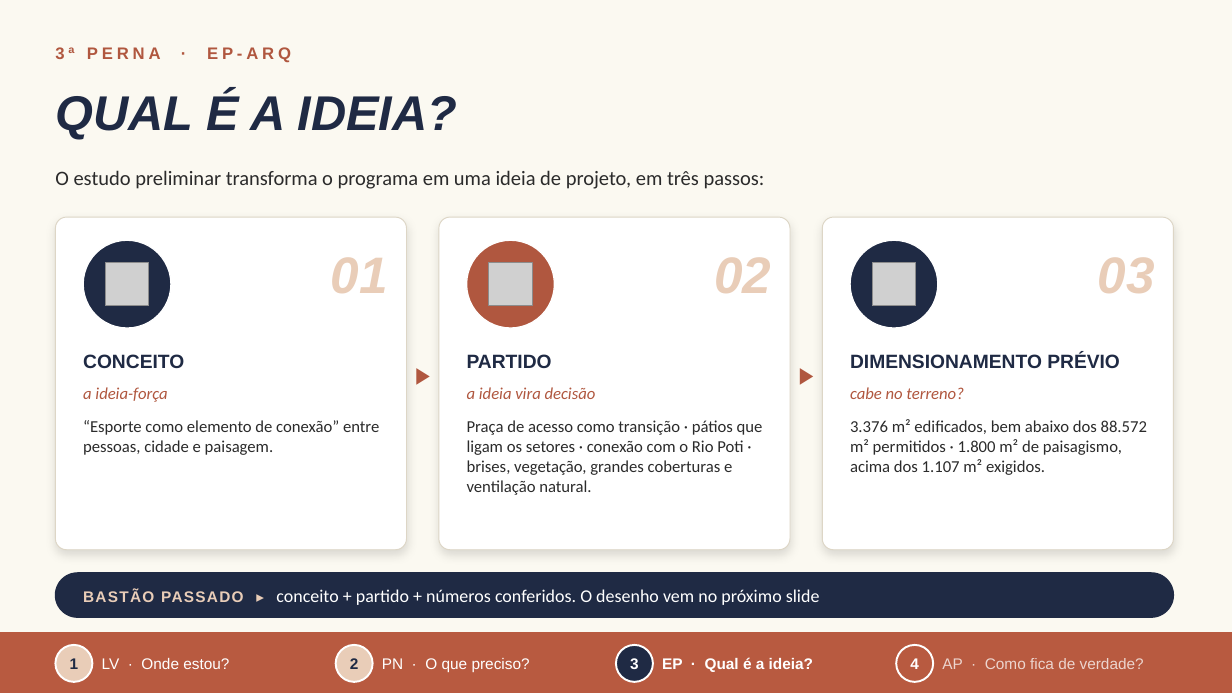
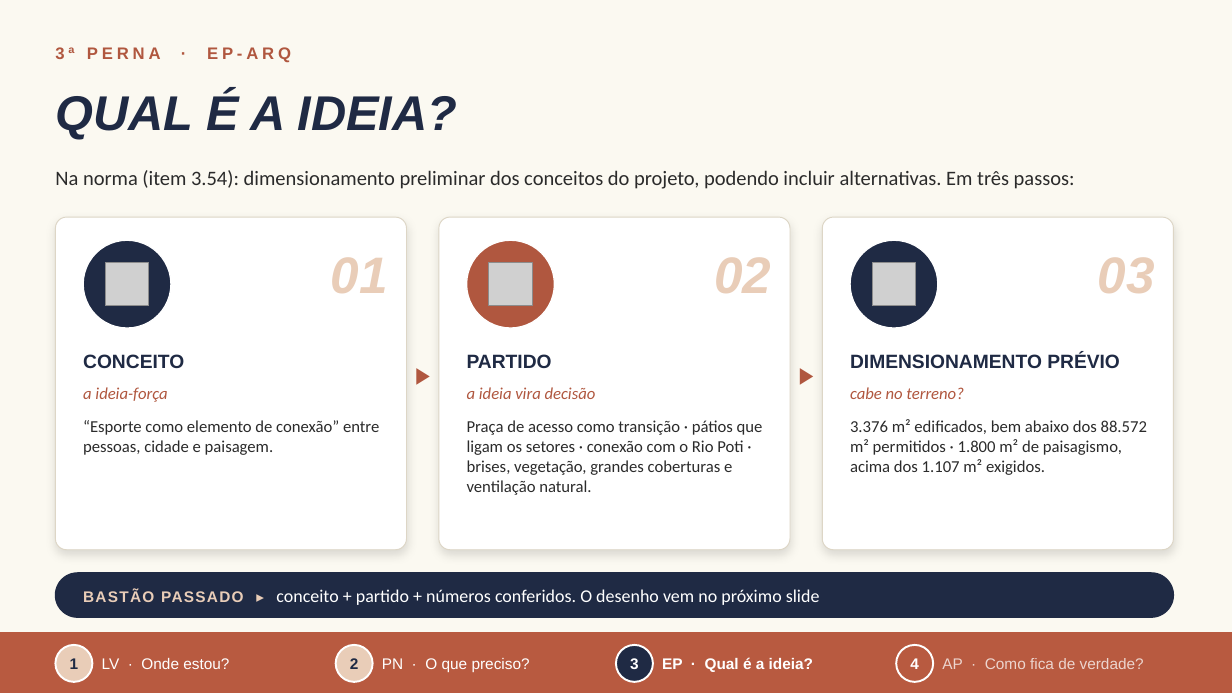
Before and after one commit to arqlais/slide, a slide deck: slide 7 of Claudio_Castro_de_Oliveira_Junior.pptx. Drawn at 1232x693 pixels with LibreOffice and Linux fonts; fonts in the diff are those of the drawing; grey boxes stand for pictures. Boxes give left, top, right and bottom in pixels: in the first picture for what was removed or moved away, otherwise in the second. Text is boxed around its words. In the diff, an @@ line names an element or a change of style, - is before the commit and + after.

```diff
--- a/Claudio_Castro_de_Oliveira_Junior.pptx
+++ b/Claudio_Castro_de_Oliveira_Junior.pptx
@@ text at bbox=[55, 170, 1075, 189]: text changed @@
-O estudo preliminar transforma o programa em uma ideia de projeto, em três passos:
+Na norma (item 3.54): dimensionamento preliminar dos conceitos do projeto, podendo incluir alternativas. Em três passos:
```
Also in this commit, not shown: 7 other slides changed, 9 other files.
